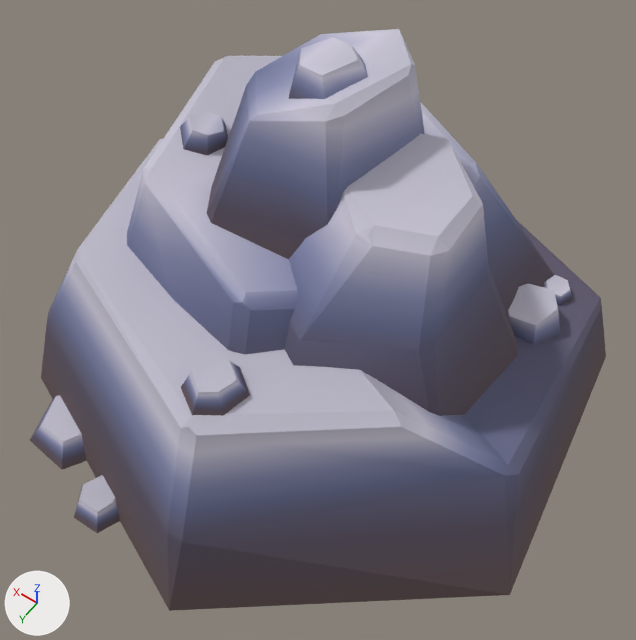
The FBX model Assets/AndreyProduction/Meta/block_mountain_1_4.fbx, before and after one commit.
The view is the same before and after, from a 50 mm camera at (-0.862, 1.136, 2.493) aimed at (-0.316, 0.371, 1.291). Lighting does not change. The marker at lower left points along +X, +Y and +Z. The older version comes first.

Objects in the first picture: 'block_mountain_1_4'.
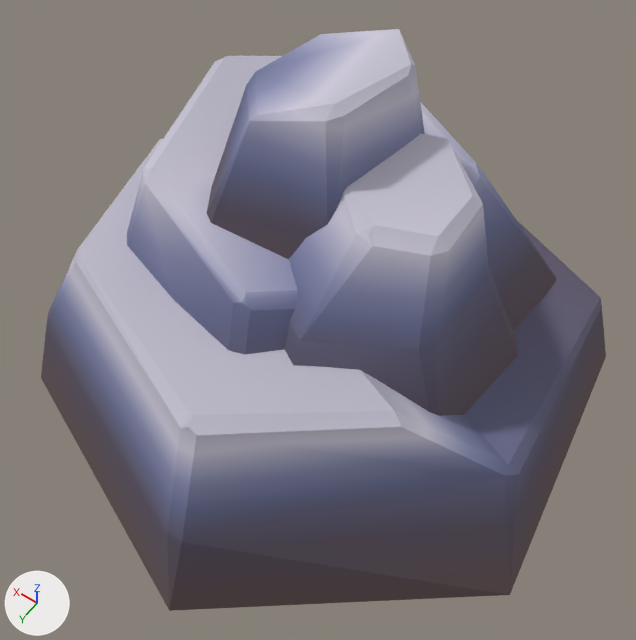
Commit message: - less details on mountains meta

Changed parts and their boxes (x1, y1, x2, y2) in the pictures (636 x 640 px):
'block_mountain_1_4', reshaped: before (30, 29, 606, 611); after (41, 29, 606, 611)
part 1 of me_cube_138, deleted: before (508, 275, 573, 345)
part 2 of me_cube_138, deleted: before (30, 395, 87, 470)
part 3 of me_cube_138, deleted: before (74, 475, 120, 533)
part 4 of me_cube_138, deleted: before (180, 111, 228, 155)
part 5 of me_cube_138, deleted: before (289, 37, 368, 99)
part 6 of me_cube_138, deleted: before (181, 358, 250, 416)

The edits, one by one:
me_cube_138 is used by ob_block_mountain_1_4; location (0.0, 0.0, 0.0).
Verts and faces of me_cube_138; kept vertices keep their numbers, new ones are numbered from 196.
Before the commit, vertices of me_cube_138: 68 (-0.31, 0.569, 1.374) at pixel (240, 367), 69 (-0.356, 0.601, 1.373), 70 (-0.345, 0.651, 1.372) at pixel (224, 416), 71 (-0.264, 0.591, 1.374), 72 (-0.281, 0.603, 1.413) at pixel (208, 357).
Before the commit, vertices of me_cube_138: 73 (-0.31, 0.589, 1.413) at pixel (229, 361), 74 (-0.339, 0.609, 1.412) at pixel (236, 380), 75 (-0.33, 0.641, 1.412) at pixel (218, 391), 76 (-0.305, 0.678, 1.373) at pixel (192, 415), 77 (-0.307, 0.659, 1.412) at pixel (198, 392).
Before the commit, vertices of me_cube_138: 78 (-0.259, 0.651, 1.374) at pixel (180, 387), 79 (-0.274, 0.637, 1.413) at pixel (191, 371).
me_cube_138 had 196 vertices, 178 faces and spanned x -0.804..0.278, y -0.305..0.848, z 1.01..1.749.
me_cube_138 now has 114 vertices, 122 faces and spans x -0.804..0.278, y -0.305..0.848, z 1.01..1.741.
me_cube_138 part 1: the loose piece of 23 vertices spanning x -0.665..-0.516, y -0.038..0.165, z 1.175..1.272 is deleted.
me_cube_138 part 2: the loose piece of 12 vertices spanning x -0.046..0.125, y 0.592..0.764, z 1.01..1.062 is deleted.
me_cube_138 part 3: the loose piece of 12 vertices spanning x -0.169..-0.059, y 0.713..0.82, z 1.01..1.05 is deleted.
me_cube_138 part 4: the loose piece of 12 vertices spanning x -0.099..-0.012, y 0.279..0.37, z 1.523..1.572 is deleted.
me_cube_138 part 5: the loose piece of 12 vertices spanning x -0.341..-0.19, y 0.198..0.329, z 1.67..1.749 is deleted.
Part 6, on me_cube_138:
Vertices deleted: 68 to 75, 77, 78, 79 (with the faces that use them).
